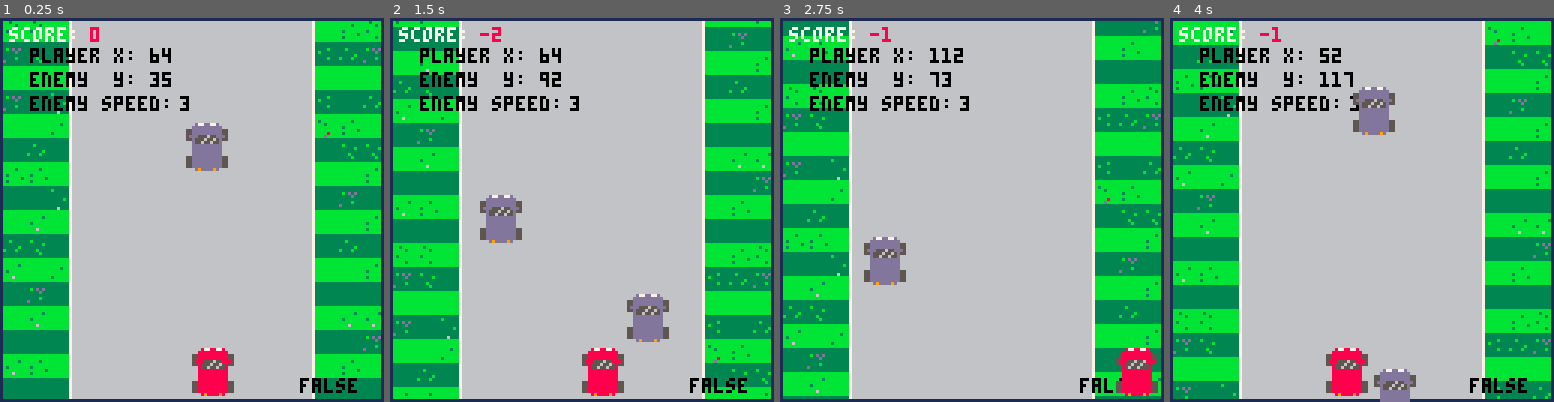
Above: before the commit, frames 1-4 (left to right).
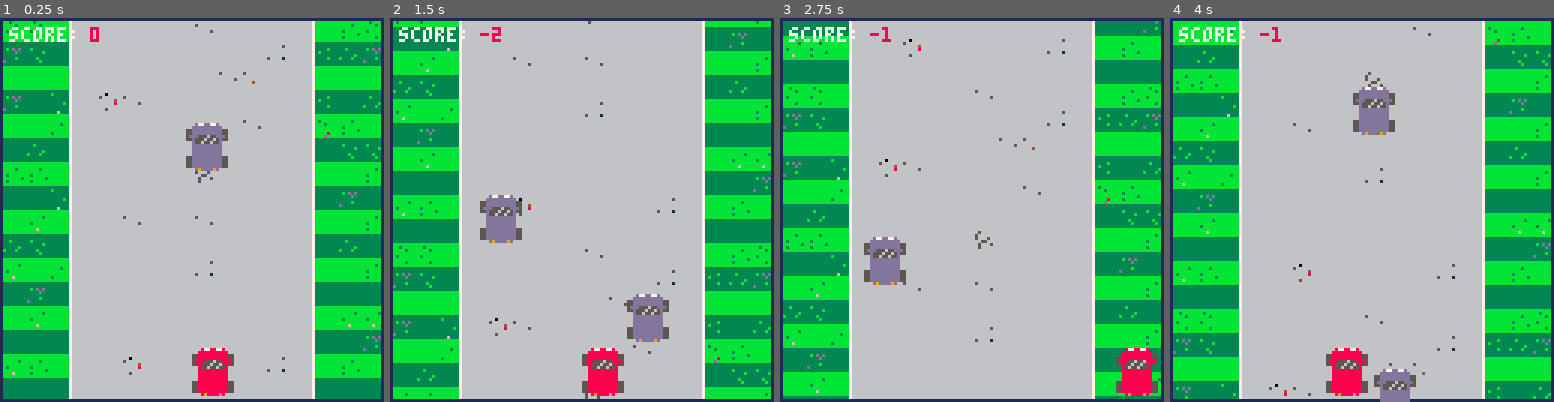
Above: after the commit, the same moments.

Repository: rogmed/pico1
Game: PICO-8 cartridge juego1.p8
The game is run twice, just before and just after one commit, with the same random seed, the same clock (stepped at 60 frames per second) and the same inputs.
Inputs:
- Up to frame 1 (0.25 s): no input
- Up to frame 2 (1.5 s): no input
- Up to frame 3 (2.75 s): hold Right 1.6-2.1 s; hold Right from 2.47 s (still down)
- Up to frame 4 (4 s): release Right at 3.03 s; hold Left 3.08-3.58 s

The runs differ from the first frame. In frame 1, 2.3% of the frame differs, in the area x 7-93%, y 1-98%; in frame 2, 2.3%; in frame 3, 2.2%; in frame 4, 2.3%, in the area x 7-93%, y 2-99%.

Commit message:
Depending on the score, a message will appear encouraging (or not) the player to keep going

Diff:
--- a/juego1.p8
+++ b/juego1.p8
@@ -7,7 +7,7 @@
 -- posicion inicial de jugador
 player_x   = 64
 player_y   = 110 -- este valor va a ser fijo y no se verれく afectado por movimiento
-debug_mode = true
+debug_mode = false
 score      = 0
 map_y      = 0
 map_speed  = 1
@@ -53,6 +53,11 @@
  -- score stuff
  print("score: ", 3,3,7)
  print(score, 30,3,8)
+	-- not equal to in lua ~= similar to !== in js
+	if score_message(score) ~= " " then
+  print(score_message(score),player.xpos - 19,player.ypos - 17,rnd(15)+1)
+  print(score_message(score),player.xpos - 20,player.ypos - 17,0)
+	end
 
 end
 
@@ -168,14 +173,46 @@
 	print(player.xpos,50,10,0)
 
 	if count(enemies) > 1 then
-	print("enemy  y: ",10,18,0)
-	print(enemies[1].ypos,50,18,0)
-
-	print("enemy speed: ",10,26,0)
-	print(enemies[1].speed,60,26,0)
-end
+	 print("enemy  y: ",10,18,0)
+	 print(enemies[1].ypos,50,18,0)
+
+	 print("enemy speed: ",10,26,0)
+	 print(enemies[1].speed,60,26,0)
+ end
  -- is colliding?
 	print(is_colision(),100,120,0)
+
+end
+
+function score_message(score)
+ -- returns a string
+  msg = " "
+
+  if score >= 5  and score < 9 then
+   msg = "ostia, casi me mato"
+  end
+  if score >= 19 and score < 22 then
+   msg = "yeah!"
+  end
+
+  if score >= 32 and score < 38 then
+   msg = "heh, not bad"
+  end
+
+  if score >= 42  and score < 45 then
+   msg = "ˇ viva el vino ˇ"
+  end
+
+
+  if score >= 54 and score < 57 then
+   msg = "sick! ★★★"
+  end
+
+  if score >= 80  and score < 89 then
+   msg = "😐😐0x1fa3"
+  end
+
+  return msg
 
 end
 
@@ -345,23 +382,23 @@
 0000000000000000000000000000000200000000000000000000000000000000000000000000000000000000000002020000000000000000000000000000020200000000000000000000000000000000000000000000000000000000000000000000000000000000000000000000000000000000000000000000000000000000
 0000000000000000000000000000000000000000000000000000000000000000000000000000000000000000000000000000000000000000000000000000000000000000000000000000000000000000000000000000000000000000000000000000000000000000000000000000000000000000000000000000000000000000
 __map__
-17170c272727272727272727270a171717000000000000000000000000000000000000000000000000000000000000000000000000000000000000000000000000000000000000000000000000000000000000000000000000000000000000000000000000000000000000000000000000000000000000000000000000000000
-39071b272727272727272727271a073a07000000000000000000000000000000000000000000000000000000000000000000000000000000000000000000000000000000000000000000000000000000000000000000000000000000000000000000000000000000000000000000000000000000000000000000000000000000
-17170b272727272727272727271c381717000000000000000000000000000000000000000000000000000000000000000000000000000000000000000000000000000000000000000000000000000000000000000000000000000000000000000000000000000000000000000000000000000000000000000000000000000000
+17170c272727272727272727280a171717000000000000000000000000000000000000000000000000000000000000000000000000000000000000000000000000000000000000000000000000000000000000000000000000000000000000000000000000000000000000000000000000000000000000000000000000000000
+39071b271d2c272727272727271a073a07000000000000000000000000000000000000000000000000000000000000000000000000000000000000000000000000000000000000000000000000000000000000000000000000000000000000000000000000000000000000000000000000000000000000000000000000000000
+17170b272727272727272c27271c381717000000000000000000000000000000000000000000000000000000000000000000000000000000000000000000000000000000000000000000000000000000000000000000000000000000000000000000000000000000000000000000000000000000000000000000000000000000
 073a1827272727272727272727193b3b07000000000000000000000000000000000000000000000000000000000000000000000000000000000000000000000000000000000000000000000000000000000000000000000000000000000000000000000000000000000000000000000000000000000000000000000000000000
-3838082727272727272727272709173829000000000000000000000000000000000000000000000000000000000000000000000000000000000000000000000000000000000000000000000000000000000000000000000000000000000000000000000000000000000000000000000000000000000000000000000000000000
+38380827272727272d2727272709173829000000000000000000000000000000000000000000000000000000000000000000000000000000000000000000000000000000000000000000000000000000000000000000000000000000000000000000000000000000000000000000000000000000000000000000000000000000
 07071b2727272727272727272719390707000000000000000000000000000000000000000000000000000000000000000000000000000000000000000000000000000000000000000000000000000000000000000000000000000000000000000000000000000000000000000000000000000000000000000000000000000000
-1737082727272727272727272709173817000000000000000000000000000000000000000000000000000000000000000000000000000000000000000000000000000000000000000000000000000000000000000000000000000000000000000000000000000000000000000000000000000000000000000000000000000000
+17370827272827272c2727272709173817000000000000000000000000000000000000000000000000000000000000000000000000000000000000000000000000000000000000000000000000000000000000000000000000000000000000000000000000000000000000000000000000000000000000000000000000000000
 3a3b1827272727272727272727193a0707000000000000000000000000000000000000000000000000000000000000000000000000000000000000000000000000000000000000000000000000000000000000000000000000000000000000000000000000000000000000000000000000000000000000000000000000000000
-37170b2727272727272727272709173817000000000000000000000000000000000000000000000000000000000000000000000000000000000000000000000000000000000000000000000000000000000000000000000000000000000000000000000000000000000000000000000000000000000000000000000000000000
+37170b27272727270d2727272709173817000000000000000000000000000000000000000000000000000000000000000000000000000000000000000000000000000000000000000000000000000000000000000000000000000000000000000000000000000000000000000000000000000000000000000000000000000000
 0739182727272727272727272719070707000000000000000000000000000000000000000000000000000000000000000000000000000000000000000000000000000000000000000000000000000000000000000000000000000000000000000000000000000000000000000000000000000000000000000000000000000000
 1737082727272727272727272709373717000000000000000000000000000000000000000000000000000000000000000000000000000000000000000000000000000000000000000000000000000000000000000000000000000000000000000000000000000000000000000000000000000000000000000000000000000000
 0707182727272727272727272719073907000000000000000000000000000000000000000000000000000000000000000000000000000000000000000000000000000000000000000000000000000000000000000000000000000000000000000000000000000000000000000000000000000000000000000000000000000000
-3738082727272727272727272709381717000000000000000000000000000000000000000000000000000000000000000000000000000000000000000000000000000000000000000000000000000000000000000000000000000000000000000000000000000000000000000000000000000000000000000000000000000000
+37380827271d27272727270d2709381717000000000000000000000000000000000000000000000000000000000000000000000000000000000000000000000000000000000000000000000000000000000000000000000000000000000000000000000000000000000000000000000000000000000000000000000000000000
 0707182727272727272727272719070707000000000000000000000000000000000000000000000000000000000000000000000000000000000000000000000000000000000000000000000000000000000000000000000000000000000000000000000000000000000000000000000000000000000000000000000000000000
-2929082727272727272727272709382917000000000000000000000000000000000000000000000000000000000000000000000000000000000000000000000000000000000000000000000000000000000000000000000000000000000000000000000000000000000000000000000000000000000000000000000000000000
-393b18272727272727272727271a3a3907000000000000000000000000000000000000000000000000000000000000000000000000000000000000000000000000000000000000000000000000000000000000000000000000000000000000000000000000000000000000000000000000000000000000000000000000000000
-1717082727272727272727272709171717000000000000000000000000000000000000000000000000000000000000000000000000000000000000000000000000000000000000000000000000000000000000000000000000000000000000000000000000000000000000000000000000000000000000000000000000000000
-0707182727272727272727272719070707000000000000000000000000000000000000000000000000000000000000000000000000000000000000000000000000000000000000000000000000000000000000000000000000000000000000000000000000000000000000000000000000000000000000000000000000000000
-
-
+29290827272727272c2727272709382917000000000000000000000000000000000000000000000000000000000000000000000000000000000000000000000000000000000000000000000000000000000000000000000000000000000000000000000000000000000000000000000000000000000000000000000000000000
+393b1827272727272727270d271a3a3907000000000000000000000000000000000000000000000000000000000000000000000000000000000000000000000000000000000000000000000000000000000000000000000000000000000000000000000000000000000000000000000000000000000000000000000000000000
+1717082727272727272c3c272709171717000000000000000000000000000000000000000000000000000000000000000000000000000000000000000000000000000000000000000000000000000000000000000000000000000000000000000000000000000000000000000000000000000000000000000000000000000000
+070718270d272727272727272719070707000000000000000000000000000000000000000000000000000000000000000000000000000000000000000000000000000000000000000000000000000000000000000000000000000000000000000000000000000000000000000000000000000000000000000000000000000000
+
+
Not shown, changed: 32 lines of the sprite sheet (__gfx__) section of juego1.p8
Not shown, changed: progress/juego1.html
Not shown, changed: progress/juego1.js
